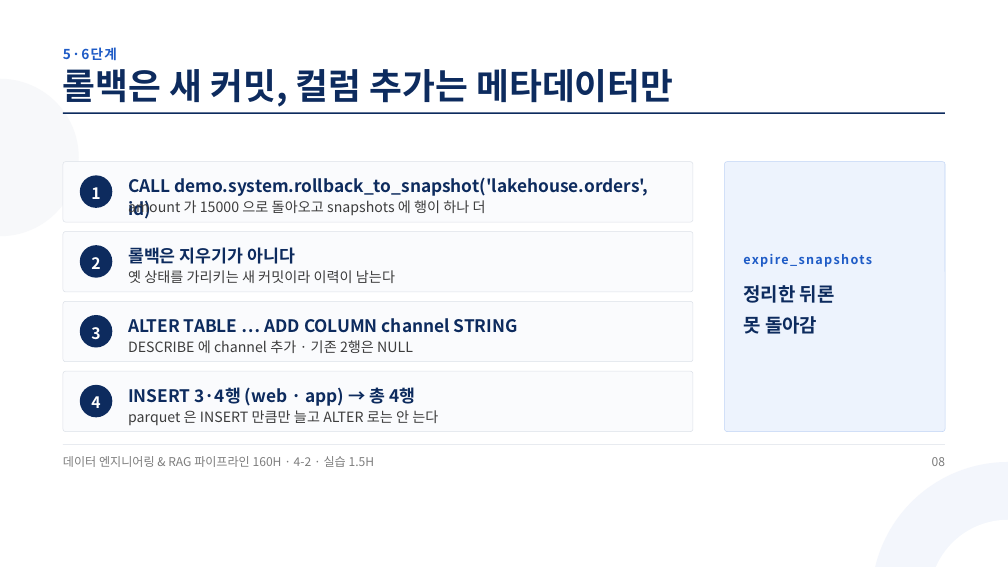
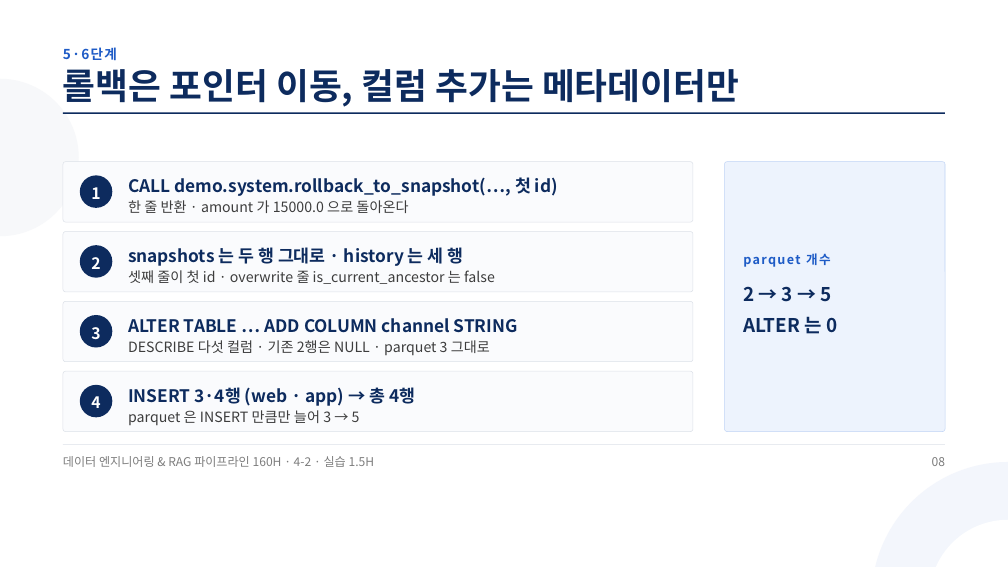
Before and after one commit to aebonlee/materials, a slide deck: slide 8 of data-eng/decks/w4d2s3.pptx. Drawn at 1008x567 pixels with LibreOffice and Linux fonts; fonts in the diff are those of the drawing. Boxes give left, top, right and bottom in pixels: in the first picture for what was removed or moved away, otherwise in the second. Text is boxed around its words. In the diff, an @@ line names an element or a change of style, - is before the commit and + after.

```diff
--- a/data-eng/decks/w4d2s3.pptx
+++ b/data-eng/decks/w4d2s3.pptx
@@ text at (63, 69, 739, 107): text changed @@
-롤백은 새 커밋, 컬럼 추가는 메타데이터만
+롤백은 포인터 이동, 컬럼 추가는 메타데이터만
@@ text at (128, 177, 558, 196): text changed @@
-CALL demo.system.rollback_to_snapshot('lakehouse.orders', id)
+CALL demo.system.rollback_to_snapshot(…, 첫 id)
@@ text at (128, 200, 408, 213): text changed @@
-amount 가 15000 으로 돌아오고 snapshots 에 행이 하나 더
+한 줄 반환 · amount 가 15000.0 으로 돌아온다
@@ text at (128, 247, 464, 266): text changed @@
-롤백은 지우기가 아니다
+snapshots 는 두 행 그대로 · history 는 세 행
@@ text at (806, 253, 831, 265): text changed @@
-expire_snapshots
+parquet 개수
@@ text at (128, 270, 495, 284): text changed @@
-옛 상태를 가리키는 새 커밋이라 이력이 남는다
+셋째 줄이 첫 id · overwrite 줄 is_current_ancestor 는 false
@@ text at (743, 286, 837, 334): text changed @@
-정리한 뒤론
-못 돌아감
+2 → 3 → 5
+ALTER 는 0
@@ text at (128, 340, 490, 355): text changed @@
-DESCRIBE 에 channel 추가 · 기존 2행은 NULL
+DESCRIBE 다섯 컬럼 · 기존 2행은 NULL · parquet 3 그대로
@@ text at (128, 410, 360, 425): text changed @@
-parquet 은 INSERT 만큼만 늘고 ALTER 로는 안 는다
+parquet 은 INSERT 만큼만 늘어 3 → 5
```
Also in this commit, not shown: 9 other slides changed, 32 other files.
